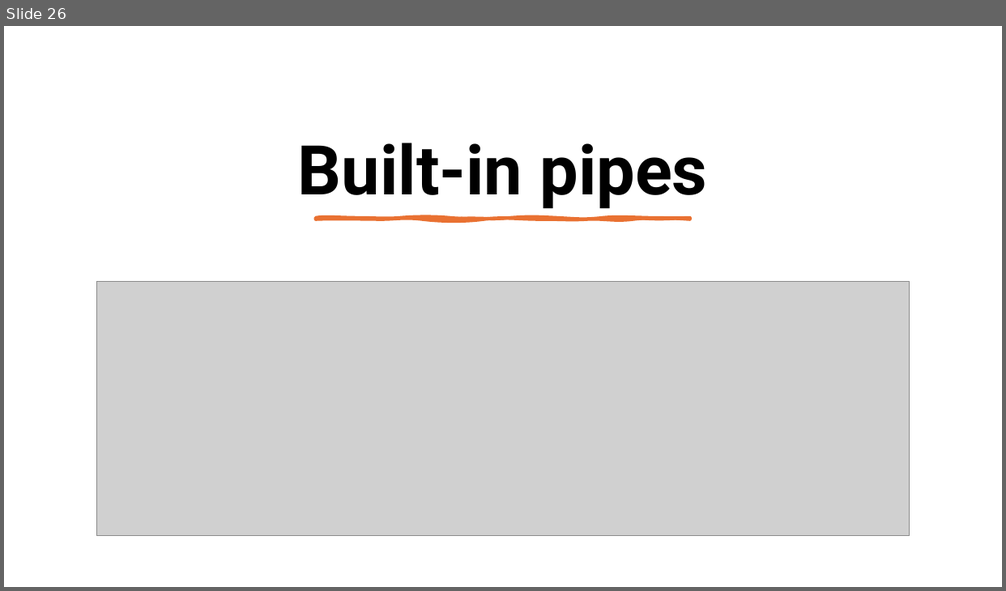
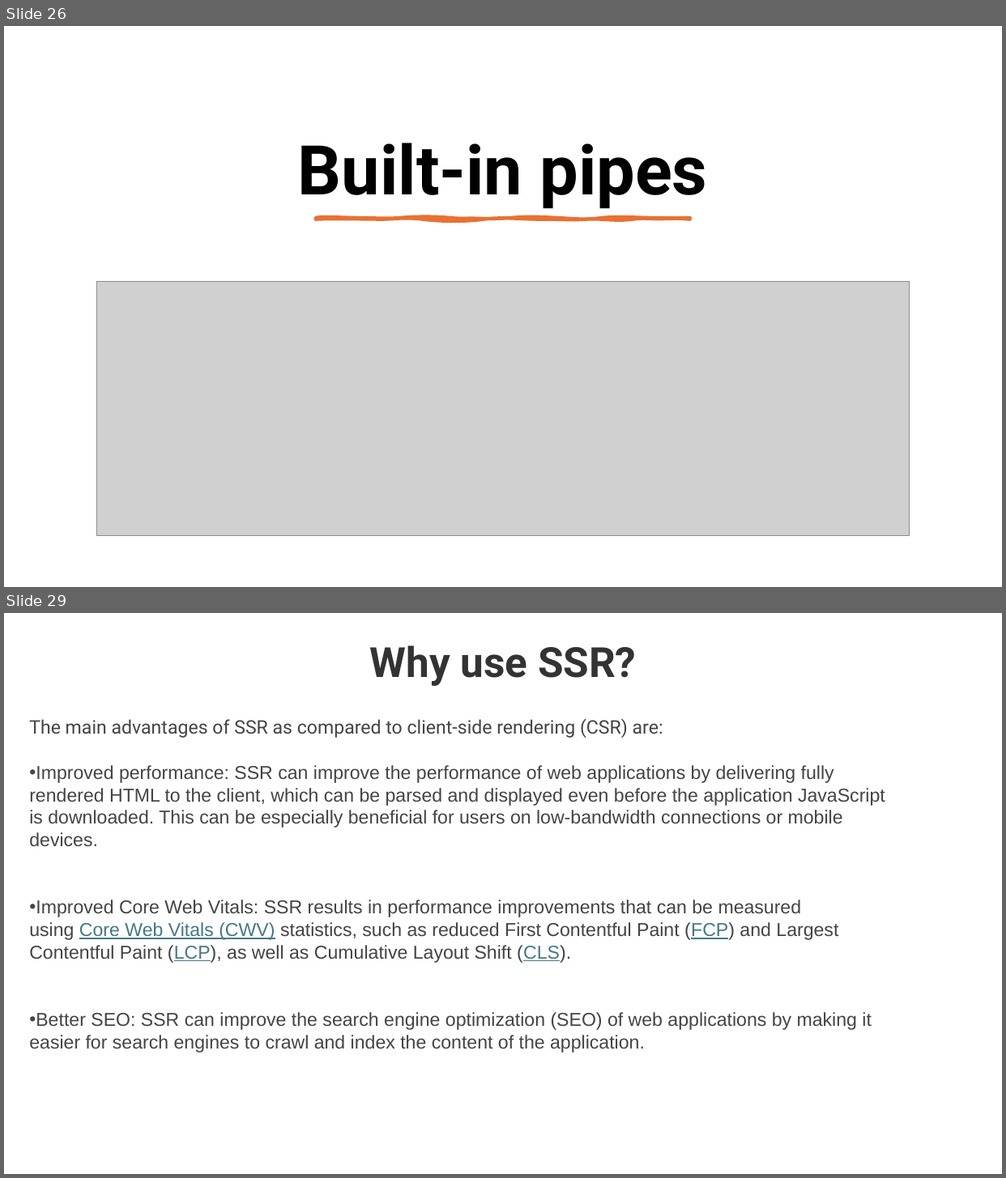
Before and after one commit to maheshsabnis/ng17guard, a slide deck: my-ng-app/Angular_Training_Images.pptx. Shown one above the other, each under a label of ours: slide 26 before the commit, slides 26 and 29 after it; the slides between them are not shown. The pictures are 1006x591 and 1006x1178 pixels, drawn with LibreOffice and Linux fonts; fonts in the diff are those of the drawing; grey boxes stand for pictures. Boxes give left, top, right and bottom in pixels: in the first picture for what was removed or moved away, otherwise in the second. Text is boxed around its words. In the diff, an @@ line names an element or a change of style, - is before the commit and + after.

```diff
--- a/my-ng-app/Angular_Training_Images.pptx
+++ b/my-ng-app/Angular_Training_Images.pptx
@@ slide 29 added at (4, 613, 1002, 1174), background #FFFFFF @@
@@ text added at (369, 645, 636, 686), 40 pt, text #333333, bold @@
+Why use SSR?
@@ text added at (29, 719, 885, 1053), 18 pt, text #444444 @@
+The main advantages of SSR as compared to client-side rendering (CSR) are:
+• Improved performance: SSR can improve the performance of web applications by delivering fully rendered HTML to the client, which can be parsed and displayed even before the application JavaScript is downloaded. This can be especially beneficial for users on low-bandwidth connections or mobile devices.
+• Improved Core Web Vitals: SSR results in performance improvements that can be measured using Core Web Vitals (CWV) statistics, such as reduced First Contentful Paint (FCP) and Largest Contentful Paint (LCP), as well as Cumulative Layout Shift (CLS).
+• Better SEO: SSR can improve the search engine optimization (SEO) of web applications by making it easier for search engines to crawl and index the content of the application.
```
Also in this commit, not shown: 7 other slides added, 5 other files.
